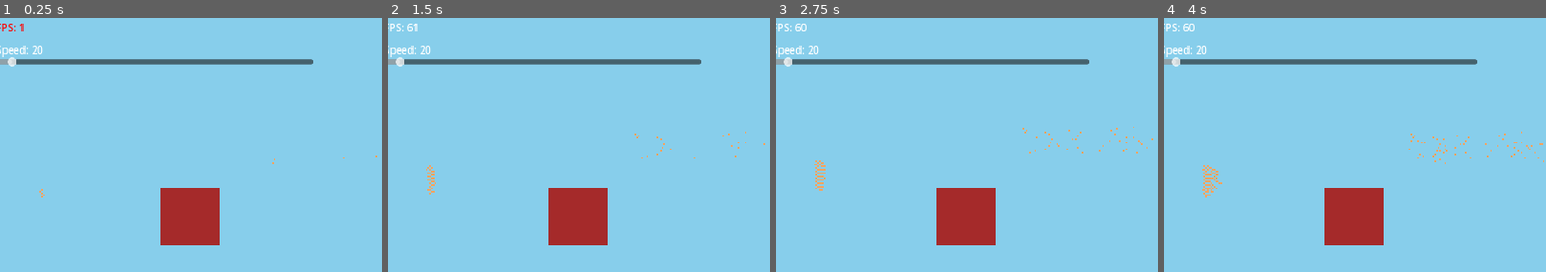
Above: before the commit, frames 1-4 (left to right).
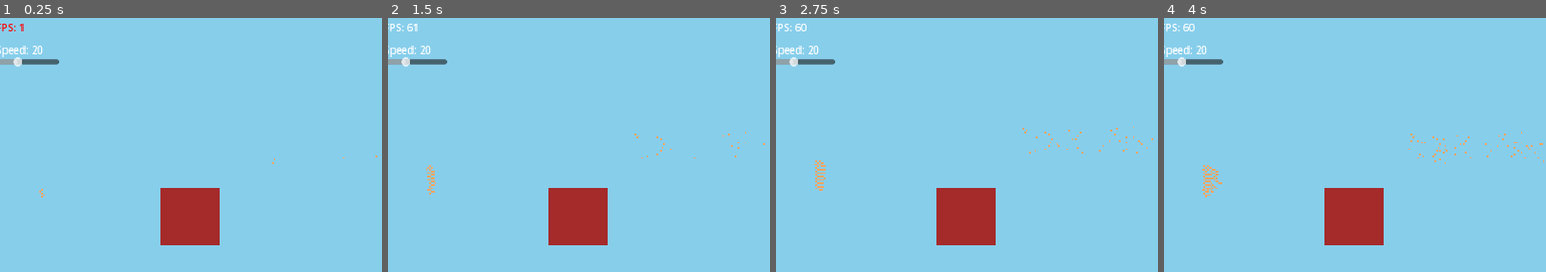
Above: after the commit, the same moments.

Repository: evhpwd/Feed-the-Dragons
Game: Godot game, scene res://Main.tscn
Same seed, same stepped clock (60 frames per second), same inputs: the game is played once before the commit and once after it.
Inputs (mouse positions are % of the whole screen's width and height, from its top left):
- Up to frame 1 (0.25 s): no input
- Up to frame 2 (1.5 s): tap Enter at 0.5 s; move the mouse to (72, 45) at 0.52 s; hold G (swap_gravity) 0.53-1.28 s; click (72, 45) at 0.67 s; move the mouse to (30, 55) at 1.27 s; tap G (swap_gravity) at 1.35 s; click (30, 55) at 1.42 s
- Up to frame 3 (2.75 s): move the mouse to (60, 28) at 2.02 s; hold G (swap_gravity) from 2.03 s (still down); click (60, 28) at 2.17 s
- Up to frame 4 (4 s): move the mouse to (45, 70) at 2.77 s; release G (swap_gravity) at 2.78 s; tap G (swap_gravity) at 2.85 s; click (45, 70) at 2.92 s; move the mouse to (80, 65) at 3.52 s; hold G (swap_gravity) from 3.53 s (still down); click (80, 65) at 3.67 s
The pictures show only the part of the screen within x 1-51%, y 0-50%; the shares and areas given below are measured in that part.

The runs differ from the first frame. In frame 1, 1.6% of the frame differs, in the area x 2-82%, y 15-20%; in frame 2, 1.6%; in frame 3, 1.6%; in frame 4, 1.6%.

Commit message:
Reduce speed slider range

Diff:
--- a/SpeedSlider.gd
+++ b/SpeedSlider.gd
@@ -1,7 +1,7 @@
 extends Node2D
 
 const MIN_VALUE := 1
-const MAX_VALUE := 500
+const MAX_VALUE := 60
 @onready var slider: HSlider = $HSlider
 
 
@@ -9,7 +9,7 @@
 	slider.value = float(Engine.physics_ticks_per_second)
 	slider.min_value = float(MIN_VALUE)
 	slider.max_value = float(MAX_VALUE)
-	slider.size.x = MAX_VALUE
+	slider.size.x = 100
 
 func _process(_delta):
 	var speed := Engine.physics_ticks_per_second
